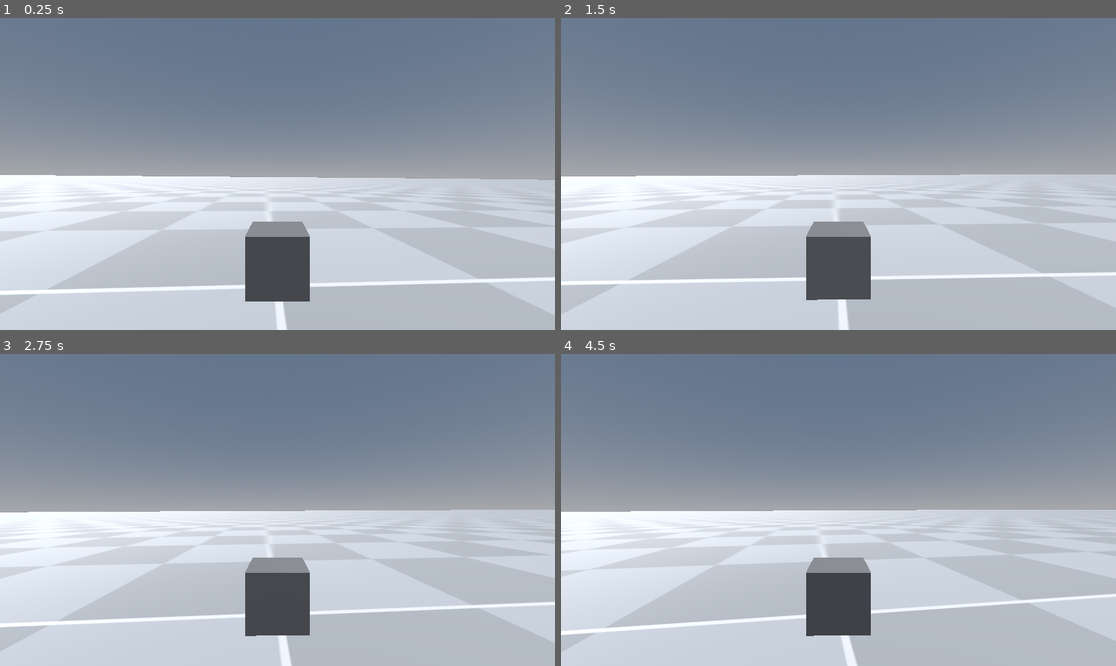
Above: before the commit, frames 1-4 (two rows, left to right).
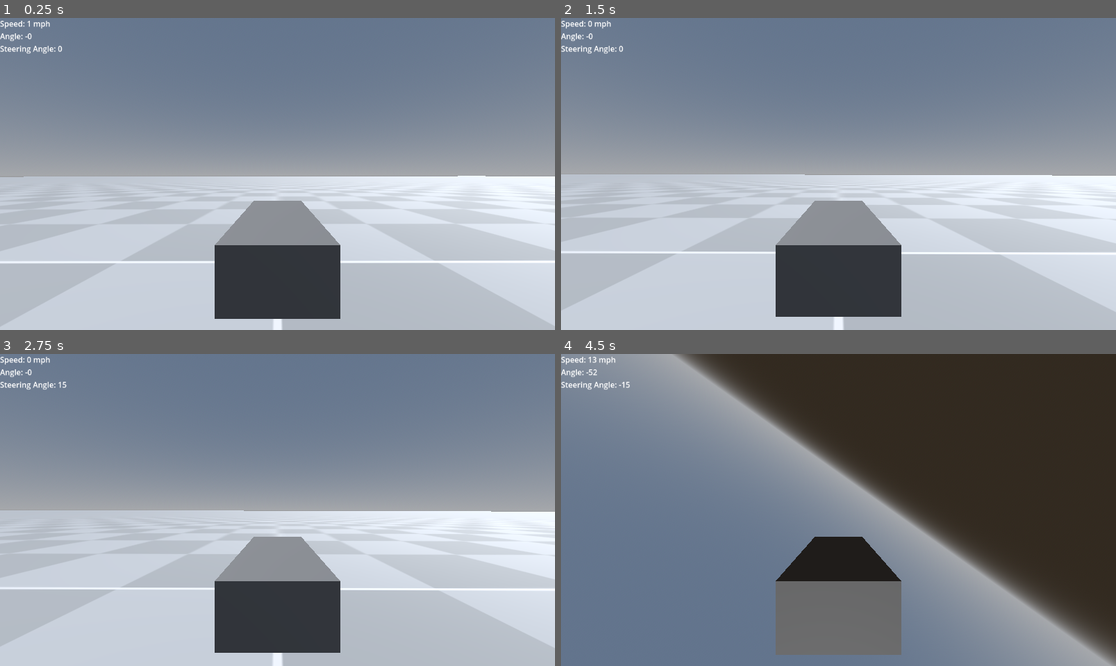
Above: after the commit, the same moments.

Repository: PerishoJ/metamorphosis
Game: Godot game, scene res://vehicle_body_testing/vehicle_controls.tscn
Two runs of this game, one before a commit and one after it. Both use one fixed random seed, a clock stepped at 60 frames per second and the inputs below. Before the commit the project starts from res://tank/tank_controls.tscn.
Inputs:
- Up to frame 1 (0.25 s): no input
- Up to frame 2 (1.5 s): hold D (right, bound only after the commit) 0.53-1.28 s; hold S (back, bound only after the commit) from 1.28 s (still down)
- Up to frame 3 (2.75 s): tap Enter at 2 s; release S (back, bound only after the commit) at 2.03 s; hold D (right, bound only after the commit) from 2.03 s (still down)
- Up to frame 4 (4.5 s): release D (right, bound only after the commit) at 2.78 s; hold W (fwd) 2.78-3.53 s; hold A (left, bound only after the commit) from 3.53 s (still down)

The runs differ from the first frame. In frame 1, 18% of the frame differs, in the area x 0-100%, y 0-100%; in frame 2, 18%; in frame 3, 18%; in frame 4, 90%.

Commit message:
vehicle moves now...and flips immediately. What is wrong?

Diff:
--- a/project.godot
+++ b/project.godot
@@ -11,7 +11,7 @@
 [application]
 
 config/name="Metamorphosis"
-run/main_scene="res://tank/tank_controls.tscn"
+run/main_scene="res://vehicle_body_testing/vehicle_controls.tscn"
 config/features=PackedStringArray("4.3", "GL Compatibility")
 config/icon="res://icon.svg"
 
@@ -28,6 +28,24 @@
 "events": [Object(InputEventKey,"resource_local_to_scene":false,"resource_name":"","device":-1,"window_id":0,"alt_press …(195 unchanged characters)…
 ]
 }
+back={
+"deadzone": 0.5,
+"events": [Object(InputEventKey,"resource_local_to_scene":false,"resource_name":"","device":-1,"window_id":0,"alt_pressed":false,"shift_pressed":false,"ctrl_pressed":false,"meta_pressed":false,"pressed":false,"keycode":0,"physical_keycode":83,"key_label":0,"unicode":115,"location":0,"echo":false,"script":null)
+, Object(InputEventKey,"resource_local_to_scene":false,"resource_name":"","device":-1,"window_id":0,"alt_pressed":false,"shift_pressed":false,"ctrl_pressed":false,"meta_pressed":false,"pressed":false,"keycode":0,"physical_keycode":4194322,"key_label":0,"unicode":0,"location":0,"echo":false,"script":null)
+]
+}
+left={
+"deadzone": 0.5,
+"events": [Object(InputEventKey,"resource_local_to_scene":false,"resource_name":"","device":-1,"window_id":0,"alt_pressed":false,"shift_pressed":false,"ctrl_pressed":false,"meta_pressed":false,"pressed":false,"keycode":0,"physical_keycode":65,"key_label":0,"unicode":97,"location":0,"echo":false,"script":null)
+, Object(InputEventKey,"resource_local_to_scene":false,"resource_name":"","device":-1,"window_id":0,"alt_pressed":false,"shift_pressed":false,"ctrl_pressed":false,"meta_pressed":false,"pressed":false,"keycode":0,"physical_keycode":4194319,"key_label":0,"unicode":0,"location":0,"echo":false,"script":null)
+]
+}
+right={
+"deadzone": 0.5,
+"events": [Object(InputEventKey,"resource_local_to_scene":false,"resource_name":"","device":-1,"window_id":0,"alt_pressed":false,"shift_pressed":false,"ctrl_pressed":false,"meta_pressed":false,"pressed":false,"keycode":0,"physical_keycode":68,"key_label":0,"unicode":100,"location":0,"echo":false,"script":null)
+, Object(InputEventKey,"resource_local_to_scene":false,"resource_name":"","device":-1,"window_id":0,"alt_pressed":false,"shift_pressed":false,"ctrl_pressed":false,"meta_pressed":false,"pressed":false,"keycode":0,"physical_keycode":4194321,"key_label":0,"unicode":0,"location":0,"echo":false,"script":null)
+]
+}
 
 [rendering]
 
--- a/tank/tank_controls.gd
+++ /dev/null
@@ -1,25 +0,0 @@
-extends VehicleBody3D
-
-
-# Called when the node enters the scene tree for the first time.
-func _ready():
-  pass # Replace with function body.
-
-
-# Called every frame. 'delta' is the elapsed time since the previous frame.
-func _process(delta):
-  pass
-
-@export var pwr: float = 1.0
-
-var cmt = false
-func _physics_process(delta):
-  if Input.is_action_pressed("fwd"):
-    print("Moving @ " + str(pwr) + " force")
-    engine_force = pwr
-  if Input.is_action_pressed("exit"):
-    get_tree().quit()
-
-
-  else:
-    cmt = false
--- /dev/null
+++ b/vehicle_body_testing/speed_grabber.gd
@@ -0,0 +1,16 @@
+extends Label
+@export var vehicle: VehicleBody3D
+var MPS_TO_MPH = 2.23693629
+
+# Called when the node enters the scene tree for the first time.
+func _ready():
+  pass # Replace with function body.
+
+
+# Called every frame. 'delta' is the elapsed time since the previous frame.
+func _process(delta):
+  text = "Speed: " + str( round( vehicle.linear_velocity.length() * MPS_TO_MPH)  ) + " mph\n" \
+    + "Angle: " + str(round( rad_to_deg(vehicle.rotation.y) ) ) + "\n" \
+    + "Steering Angle: " + str(round( rad_to_deg(vehicle.steering) ) )
+
+  pass
--- /dev/null
+++ b/vehicle_body_testing/vehicle_controls.gd
@@ -0,0 +1,52 @@
+extends VehicleBody3D
+
+# Called when the node enters the scene tree for the first time.
+func _ready():
+  pass # Replace with function body.
+
+
+# Called every frame. 'delta' is the elapsed time since the previous frame.
+func _process(delta):
+  pass
+
+@export var pwr: float = 1.0
+@export var rotation_speed : float = 1
+@export var steering_max = deg_to_rad(15)
+var cmt = false
+func _physics_process(delta):
+  if Input.is_action_pressed("fwd"):
+        #stop left side
+    engine_force = pwr
+  else:
+    engine_force = 0
+
+  if Input.is_action_pressed("back"):
+    brake = pwr
+  else:
+    brake = 0
+
+  if Input.is_action_pressed("left"):
+    #stop left side
+    steering = move_toward( steering , -steering_max , 2*delta)
+    #if(linear_velocity.length() < 5):
+      #rotate_y(rotation_speed * delta)
+    #else:
+      #steering = -steering_max
+  elif Input.is_action_pressed("right"):
+    #if(linear_velocity.length() < 5):
+      #rotate_y(-rotation_speed * delta)
+    #else:
+      #steering = steering_max
+    steering = move_toward( steering , steering_max , 2*delta)
+  else:
+    steering = move_toward( steering , 0 , 5*delta)
+
+
+  if Input.is_action_pressed("exit"):
+    get_tree().quit()
+  if Input.is_action_pressed("fwd"):
+    print("Moving @ " + str(pwr) + " force")
+    engine_force = pwr
+
+  else:
+    cmt = false
--- a/tank/tank_controls.tscn
+++ b/vehicle_body_testing/vehicle_controls.tscn
@@ -1,10 +1,11 @@
-[gd_scene load_steps=11 format=3 uid="uid://b6xdxyjom4dr3"]
+[gd_scene load_steps=12 format=3 uid="uid://b6xdxyjom4dr3"]
 
-[ext_resource type="Texture2D" uid="uid://xx800scvccak" path="res://checker.png" id="1_81dyd"]
-[ext_resource type="Script" path="res://tank/tank_controls.gd" id="2_u0ugl"]
+[ext_resource type="Texture2D" uid="uid://xx800scvccak" path="res://checker.png" id="1_lvdit"]
+[ext_resource type="Script" path="res://vehicle_body_testing/vehicle_controls.gd" id="2_7873y"]
+[ext_resource type="Script" path="res://vehicle_body_testing/speed_grabber.gd" id="3_oy7js"]
 
 [sub_resource type="StandardMaterial3D" id="StandardMaterial3D_5oft3"]
-albedo_texture = ExtResource("1_81dyd")
+albedo_texture = ExtResource("1_lvdit")
 uv1_scale = Vector3(32, 32, 32)
 
 [sub_resource type="PlaneMesh" id="PlaneMesh_2pvge"]
@@ -17,8 +18,10 @@
 size = Vector3(1000, 1, 1000)
 
 [sub_resource type="BoxMesh" id="BoxMesh_wvwcj"]
+size = Vector3(1.7, 1, 4.5)
 
 [sub_resource type="BoxShape3D" id="BoxShape3D_40a5v"]
+size = Vector3(1.7, 1, 4.5)
 
 [sub_resource type="ProceduralSkyMaterial" id="ProceduralSkyMaterial_001oq"]
 
@@ -41,57 +44,64 @@
 shape = SubResource("BoxShape3D_rlalv")
 
 [node name="tank" type="VehicleBody3D" parent="."]
-engine_force = 100.0
-brake = 50.0
+mass = 1900.0
+engine_force = 3000.0
+brake = 10000.0
 steering = 0.261799
-script = ExtResource("2_u0ugl")
-pwr = 20.0
+script = ExtResource("2_7873y")
+pwr = 10000.0
 
 [node name="mesh" type="MeshInstance3D" parent="tank"]
 transform = Transform3D(1, 0, 0, 0, 1, 0, 0, 0, 1, 0, 0.788638, 0)
 mesh = SubResource("BoxMesh_wvwcj")
 
 [node name="Wheel_FR" type="VehicleWheel3D" parent="tank"]
-transform = Transform3D(1, 0, 0, 0, 1, 0, 0, 0, 1, -1, 0.375, 1)
-brake = 50.0
-wheel_radius = 0.3
-suspension_travel = 0.1
-suspension_stiffness = 1.5
-suspension_max_force = 10.0
+transform = Transform3D(1, 0, 0, 0, 1, 0, 0, 0, 1, -1, 0.375, 1.625)
+brake = 10000.0
+use_as_traction = true
+use_as_steering = true
+suspension_stiffness = 10.0
+suspension_max_force = 10000.0
 
 [node name="Wheel_FL" type="VehicleWheel3D" parent="tank"]
-transform = Transform3D(1, 0, 0, 0, 1, 0, 0, 0, 1, 1, 0.375, 0.875)
-brake = 50.0
-wheel_radius = 0.3
-suspension_travel = 0.1
-suspension_stiffness = 1.5
-suspension_max_force = 10.0
+transform = Transform3D(1, 0, 0, 0, 1, 0, 0, 0, 1, 1, 0.375, 1.75)
+brake = 10000.0
+use_as_traction = true
+use_as_steering = true
+suspension_stiffness = 10.0
+suspension_max_force = 10000.0
 
 [node name="Wheel_BL" type="VehicleWheel3D" parent="tank"]
-transform = Transform3D(1, 0, 0, 0, 1, 0, 0, 0, 1, 1.01555, 0.375, -1)
-brake = 50.0
-wheel_radius = 0.3
-suspension_travel = 0.1
-suspension_stiffness = 1.5
-suspension_max_force = 10.0
+transform = Transform3D(1, 0, 0, 0, 1, 0, 0, 0, 1, 1.01555, 0.375, -1.5)
+brake = 10000.0
+use_as_traction = true
+suspension_stiffness = 10.0
+suspension_max_force = 10000.0
 
 [node name="Wheel_BR" type="VehicleWheel3D" parent="tank"]
-transform = Transform3D(1, 0, 0, 0, 1, 0, 0, 0, 1, -1, 0.375, -1)
-brake = 50.0
-wheel_radius = 0.3
-suspension_travel = 0.1
-suspension_stiffness = 1.5
-suspension_max_force = 10.0
+transform = Transform3D(1, 0, 0, 0, 1, 0, 0, 0, 1, -1, 0.375, -1.5)
+brake = 10000.0
+use_as_traction = true
+suspension_stiffness = 10.0
+suspension_max_force = 10000.0
 
 [node name="CollisionShape3D" type="CollisionShape3D" parent="tank"]
 transform = Transform3D(1, 0, 0, 0, 1, 0, 0, 0, 1, 0, 0.8125, 0)
 shape = SubResource("BoxShape3D_40a5v")
 
 [node name="Camera3D" type="Camera3D" parent="tank"]
-transform = Transform3D(1, 0, 0, 0, 1, 0, 0, 0, 1, 0, 2.25, 3.625)
+transform = Transform3D(-1, 0, -8.74228e-08, 0, 1, 0, 8.74228e-08, 0, -1, 0, 2.25, -5)
 
 [node name="DirectionalLight3D" type="DirectionalLight3D" parent="."]
 transform = Transform3D(0.25, -0.678603, 0.69065, -0.0669872, 0.699469, 0.711516, -0.965926, -0.224144, 0.129409, -5.25, 4.375, 0)
 
 [node name="WorldEnvironment" type="WorldEnvironment" parent="."]
 environment = SubResource("Environment_2a7c4")
+
+[node name="CanvasLayer" type="CanvasLayer" parent="."]
+
+[node name="Label" type="Label" parent="CanvasLayer" node_paths=PackedStringArray("vehicle")]
+offset_right = 233.0
+offset_bottom = 46.0
+script = ExtResource("3_oy7js")
+vehicle = NodePath("../../tank")
